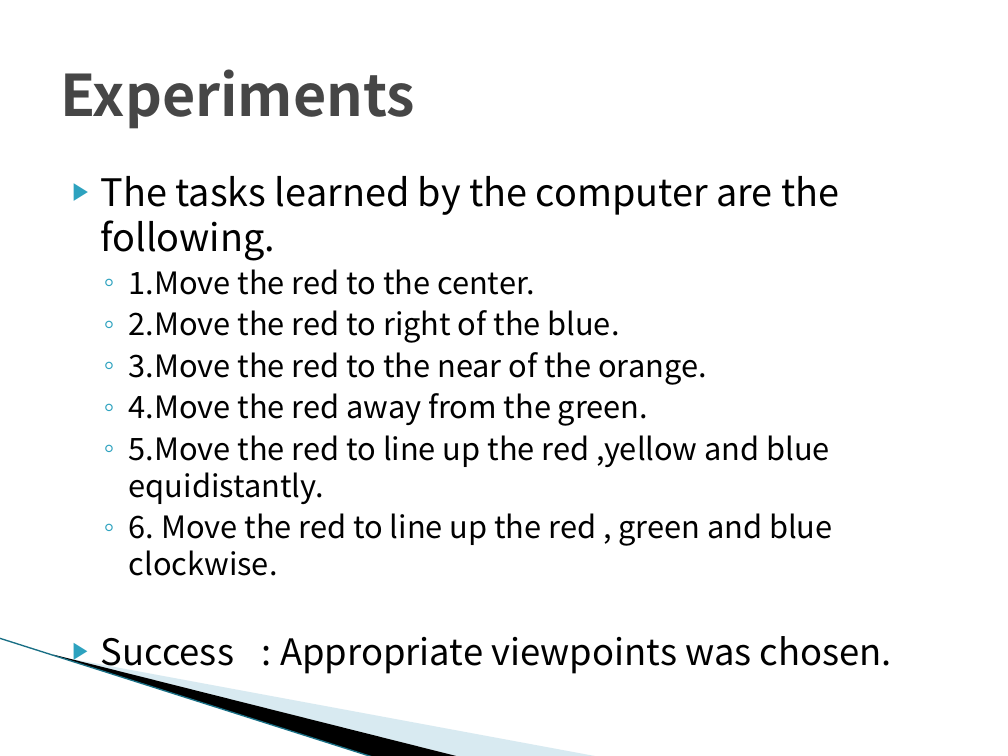
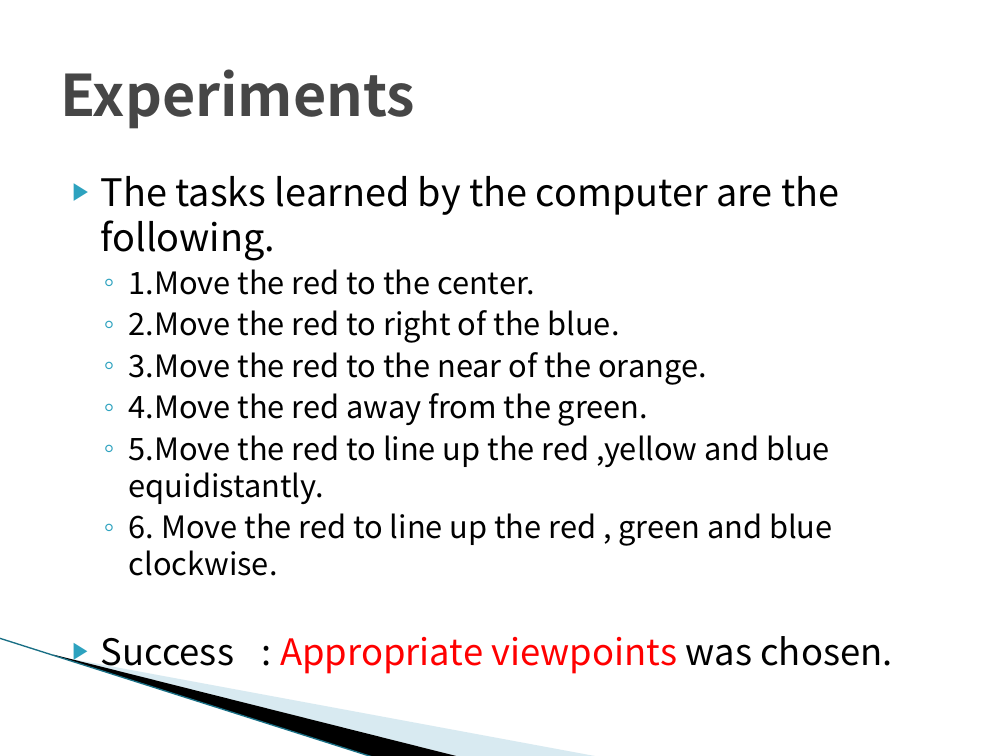
Before and after one commit to TetsuyaKomota/GitforEclipseTest, a slide deck: slide 18 of IntentionLearning/memo/Understanding Intentions(for seminar).pptx (slide 12 before the commit). Drawn at 1008x756 pixels with LibreOffice and Linux fonts; fonts in the diff are those of the drawing; background and template pictures are left out. Boxes give left, top, right and bottom in pixels: in the first picture for what was removed or moved away, otherwise in the second. Text is boxed around its words. In the diff, an @@ line names an element or a change of style, - is before the commit and + after.

```diff
--- a/IntentionLearning/memo/Understanding Intentions(for seminar).pptx
+++ b/IntentionLearning/memo/Understanding Intentions(for seminar).pptx
@@ text at <box>101,636,892,675</box>: text colour #000000 to #FF0000 in "Appropriate viewpoints" @@
```
Also in this commit, not shown: 12 other slides changed, 6 slides added, 2 other files.
